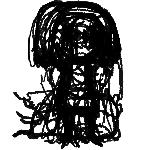
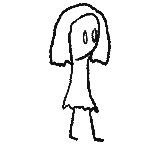
Layers edited between the first and the second 150 x 150 image:
hid "Flip 1" over [13,42,123,125]
hid "Flip 0" over [30,25,115,141]
hid "Jump Side" over [31,2,117,142]
hid "Prep Jump Side" over [36,0,112,144]
hid "Jump Up" over [36,4,117,143]
hid "Prep Jump Up" over [35,3,119,143]
hid "Rise 1" over [41,8,118,144]
hid "Rise 0" over [27,32,124,141]
hid "Floor 2 / Sleep" over [14,96,121,142]
hid "Floor 1" over [12,88,120,141]
hid "Floor 0" over [35,41,117,140]
hid "Fall B" over [40,20,111,137]
hid "Fall A" over [41,8,115,148]
hid "Seek Up 1 / Drag" over [34,2,119,143]
hid "Seek Up 0" over [34,2,119,143]
hid "Walk 2" over [50,4,110,141]
hid "Walk 1" over [51,1,113,144]
hid "Walk / Stand" over [48,1,113,148]
hid "Turn 1" over [43,3,120,149]
hid "Idle 3 / Turn 0" over [33,2,120,145]
hid "Idle 2" over [34,3,121,145]
hid "Idle 1" over [32,1,119,147]
hid "Idle 0" over [33,0,122,145]
hid "REF" over [28,3,121,146]
